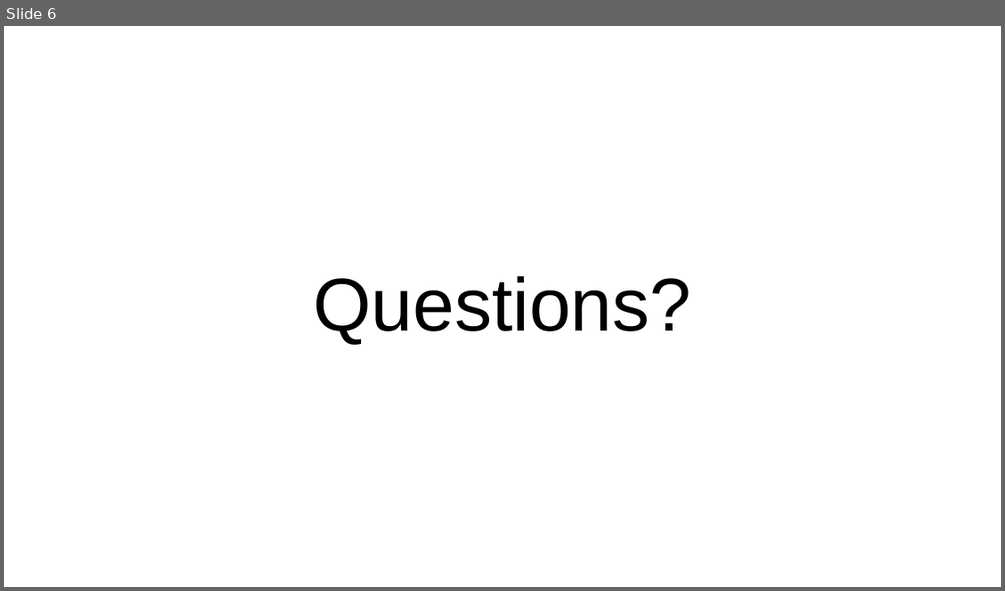
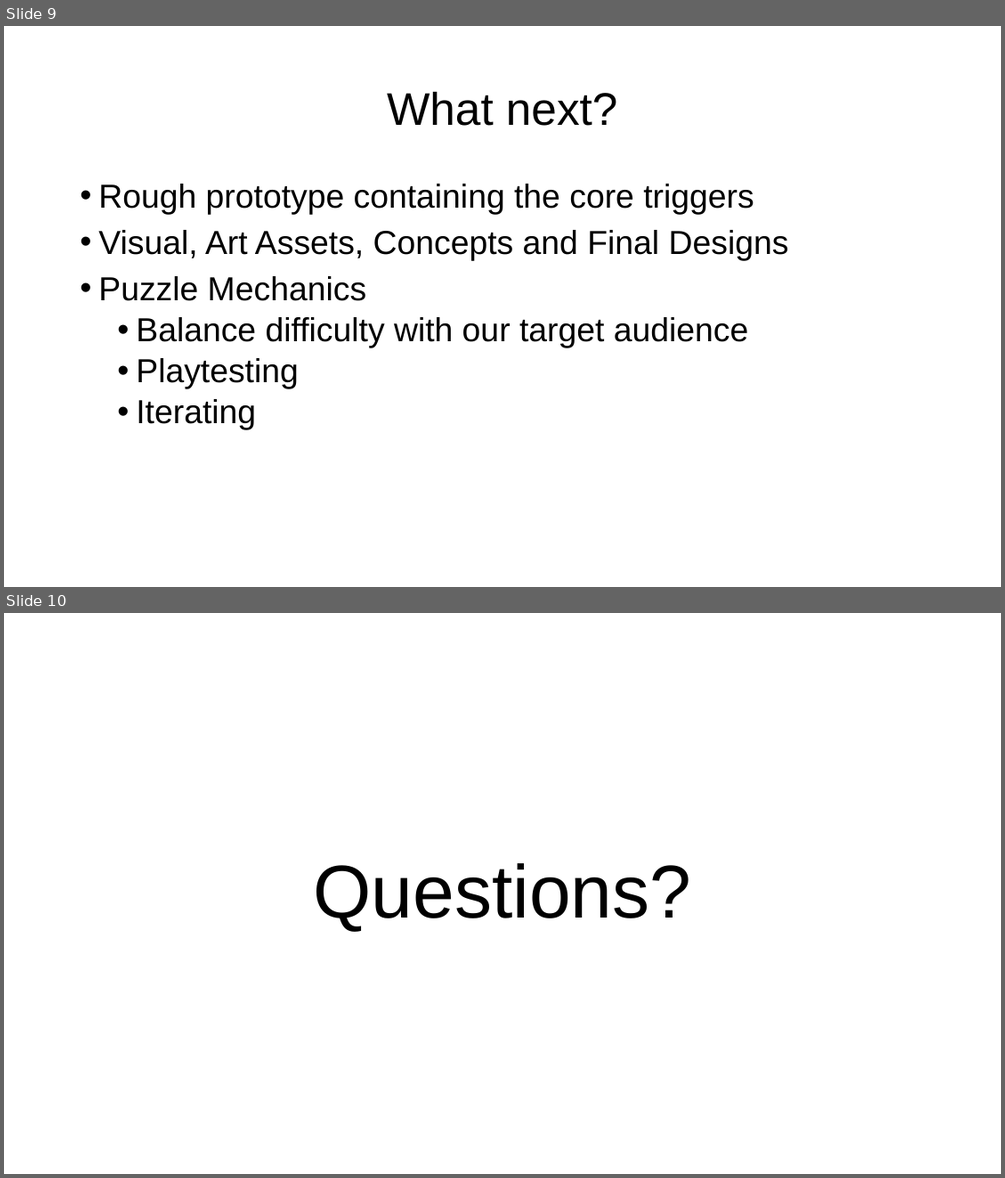
Before and after one commit to UoSGamesGroups/first-semester-group-1, a slide deck: L4_5 - Group 1/Research/Group 1 Presentation.pptx. Shown one above the other, each under a label of ours: slide 6 before the commit, slides 9 and 10 after it. The pictures are 1005x591 and 1005x1178 pixels, drawn with LibreOffice and Linux fonts; fonts in the diff are those of the drawing. Boxes give left, top, right and bottom in pixels: in the first picture for what was removed or moved away, otherwise in the second. Text is boxed around its words. In the diff, an @@ line names an element or a change of style, - is before the commit and + after.

```diff
--- a/L4_5 - Group 1/Research/Group 1 Presentation.pptx
+++ b/L4_5 - Group 1/Research/Group 1 Presentation.pptx
@@ slide 9 added at bbox=[4, 26, 1001, 587], background #FFFFFF @@
@@ title added at bbox=[387, 91, 617, 126], 44 pt, text #000000 @@
+What next?
@@ text added at bbox=[98, 184, 789, 430], 32 pt, text #000000 @@
+• Rough prototype containing the core triggers
+• Visual, Art Assets, Concepts and Final Designs
+• Puzzle Mechanics
+  • Balance difficulty with our target audience
+  • Playtesting
+  • Iterating
@@ what was slide 6 is now slide 10 @@
```
Also in this commit, not shown: 3 slides changed, 5 other slides added, 2 slides removed.
